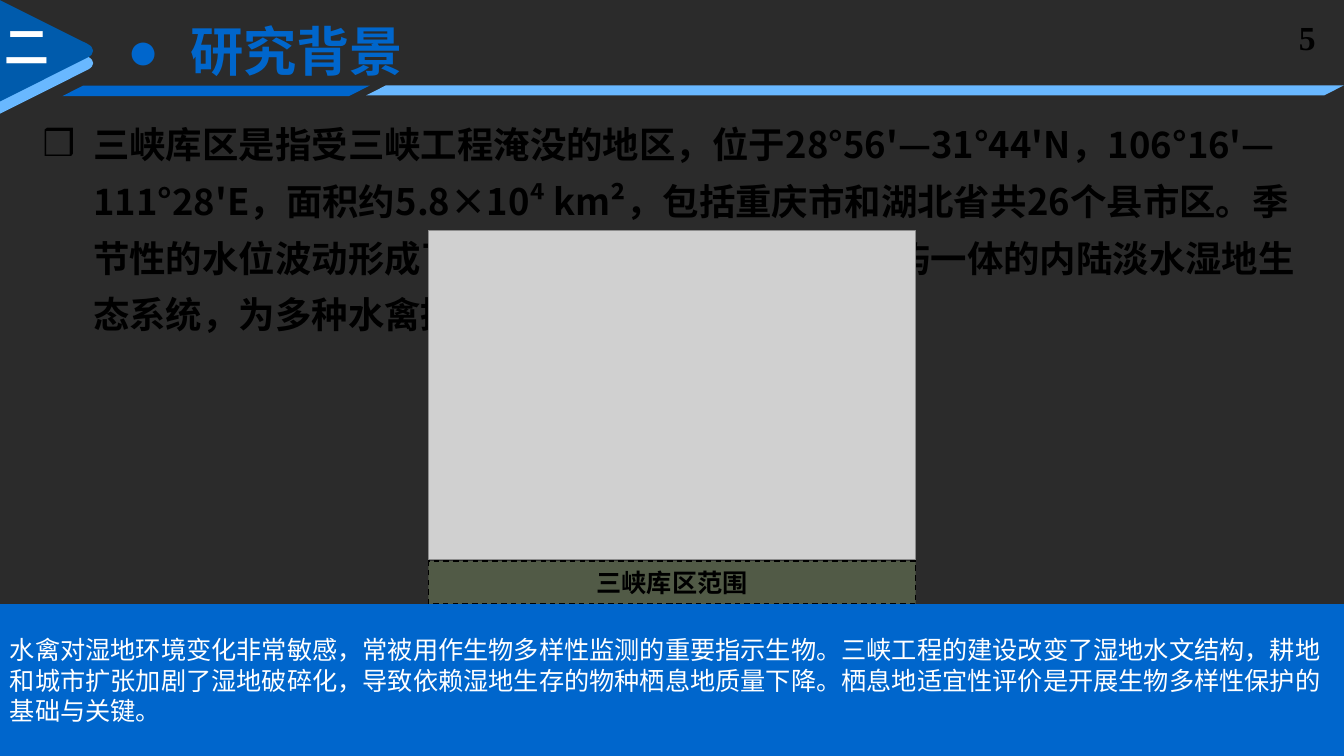
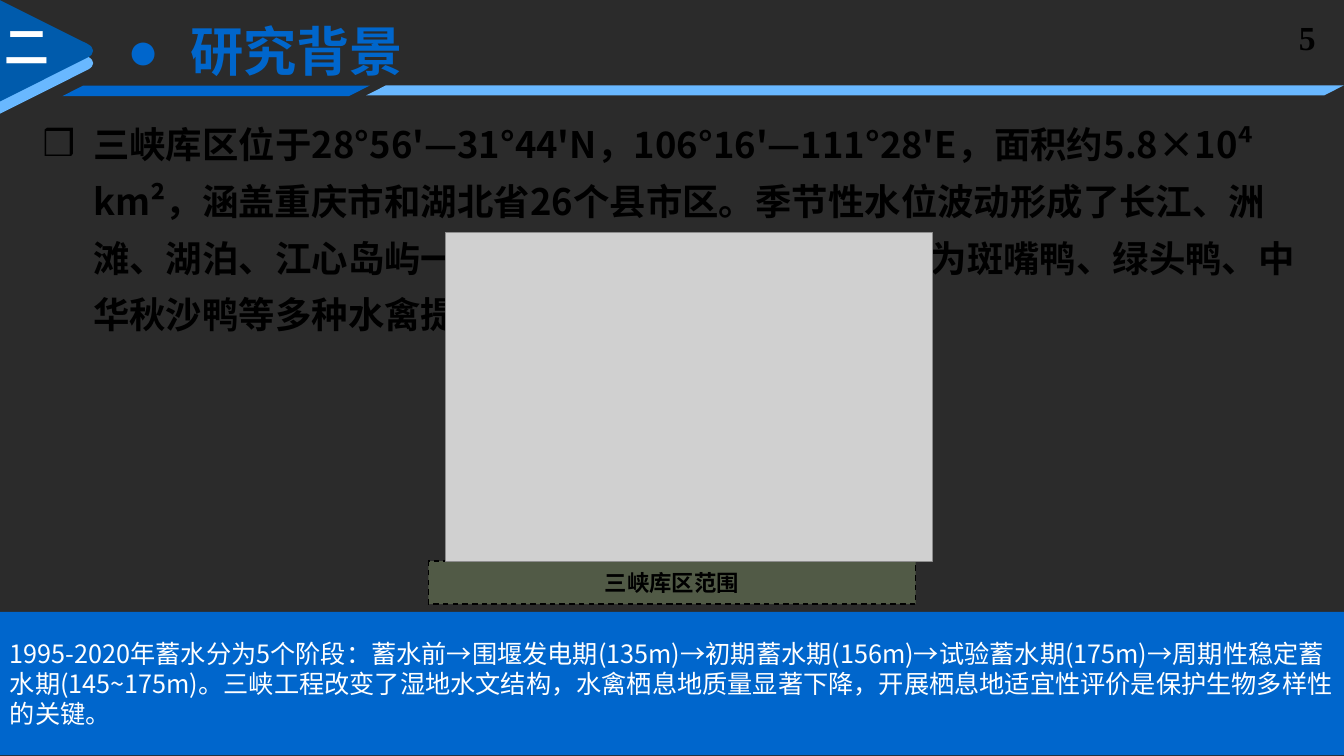
Before and after one commit to exchan9e/-, a slide deck: slide 5 of AHP模型/数据处理与建模-AHP模型案例 .pptx. Drawn at 1344x756 pixels with LibreOffice and Linux fonts; fonts in the diff are those of the drawing; grey boxes stand for pictures; background and template pictures are left out; a plain dark background stands for a picture behind light text. Boxes give left, top, right and bottom in pixels: in the first picture for what was removed or moved away, otherwise in the second. Text is boxed around its words. In the diff, an @@ line names an element or a change of style, - is before the commit and + after.

```diff
--- a/AHP模型/数据处理与建模-AHP模型案例 .pptx
+++ b/AHP模型/数据处理与建模-AHP模型案例 .pptx
@@ text at box(93, 127, 1295, 339): text changed @@
-❒ 三峡库区是指受三峡工程淹没的地区，位于28°56'—31°44'N，106°16'—111°28'E，面积约5.8×10⁴ km²，包括重庆市和湖北省共26个县市区。季节性的水位波动形成了长江、洲滩、湖泊、江心岛屿一体的内陆淡水湿地生态系统，为多种水禽提供越冬生境。
+❒ 三峡库区位于28°56'—31°44'N，106°16'—111°28'E，面积约5.8×10⁴ km²，涵盖重庆市和湖北省26个县市区。季节性水位波动形成了长江、洲滩、湖泊、江心岛屿一体的内陆淡水湿地生态系统，为斑嘴鸭、绿头鸭、中华秋沙鸭等多种水禽提供越冬生境。
@@ picture: place and size @@
-picture at box(429, 231, 915, 560)
+picture at box(446, 233, 933, 562)
@@ rectangle "三峡库区范围" at box(429, 562, 915, 605): size 18 to 16 pt @@
@@ rectangle "1995-2020年蓄水分为5个阶段：蓄水前→围堰发电期(135m)→初期蓄水期(156m)→试验蓄水期(175m)→周 ...": place and size @@
-rectangle "1995-2020年蓄水分为5个阶段：蓄水前→围堰发电期(135m)→初期蓄水期(156m)→试验蓄水期(175m)→周 ..." at box(0, 604, 1344, 756)
+rectangle "1995-2020年蓄水分为5个阶段：蓄水前→围堰发电期(135m)→初期蓄水期(156m)→试验蓄水期(175m)→周 ..." at box(0, 612, 1344, 755)
@@ text in rectangle at box(10, 641, 1333, 725): text changed @@
-水禽对湿地环境变化非常敏感，常被用作生物多样性监测的重要指示生物。三峡工程的建设改变了湿地水文结构，耕地和城市扩张加剧了湿地破碎化，导致依赖湿地生存的物种栖息地质量下降。栖息地适宜性评价是开展生物多样性保护的基础与关键。
+1995-2020年蓄水分为5个阶段：蓄水前→围堰发电期(135m)→初期蓄水期(156m)→试验蓄水期(175m)→周期性稳定蓄水期(145~175m)。三峡工程改变了湿地水文结构，水禽栖息地质量显著下降，开展栖息地适宜性评价是保护生物多样性的关键。
```
Also in this commit, not shown: 5 other slides changed.
